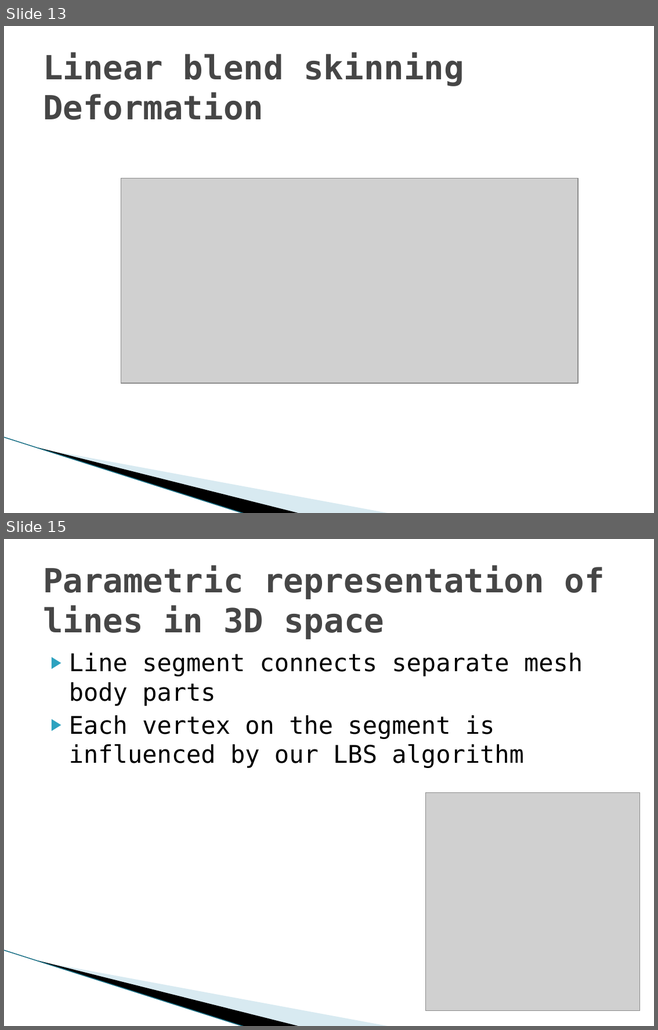
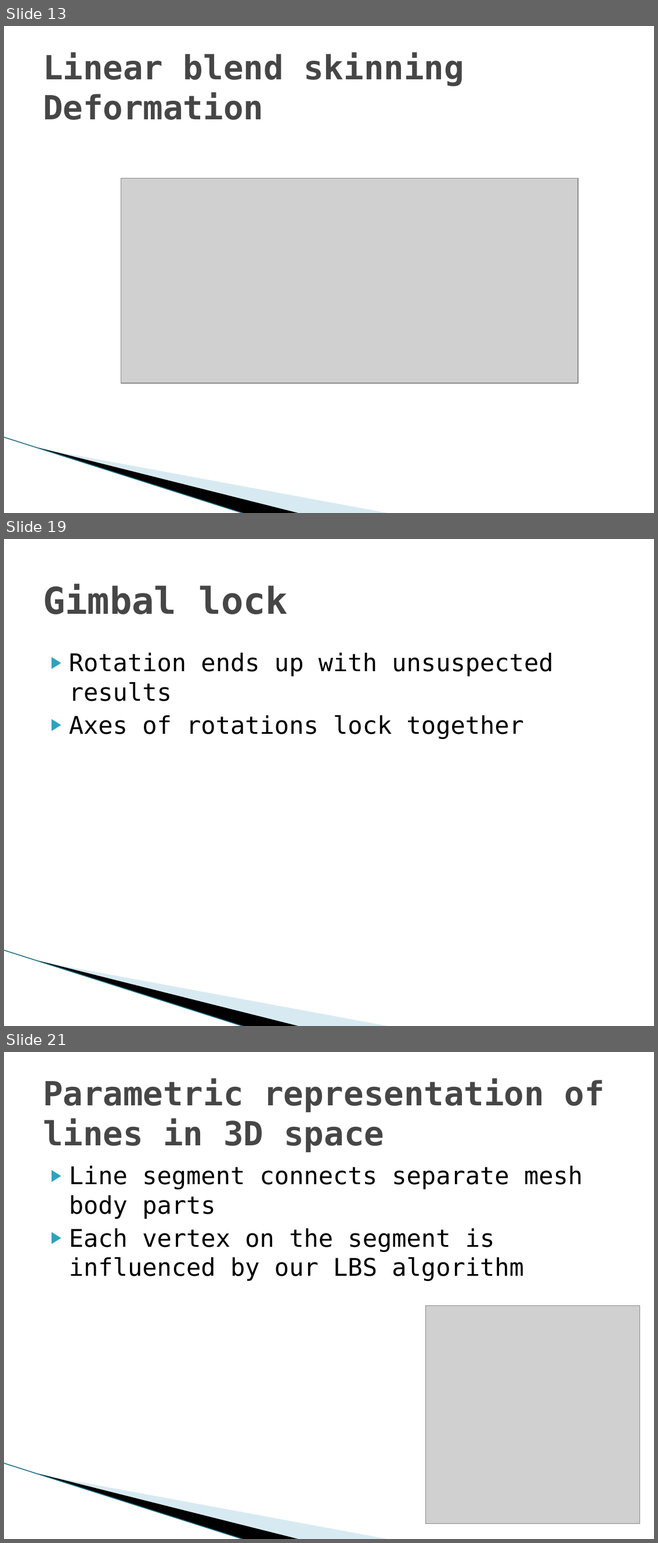
Before and after one commit to hobama/cvg01, a slide deck: docs/Presentation/Presentation.pptx. Shown one above the other, each under a label of ours: slides 13 and 15 before the commit, slides 13, 19 and 21 after it; the slides between them are not shown. The pictures are 658x1030 and 658x1543 pixels, drawn with LibreOffice and Linux fonts; fonts in the diff are those of the drawing; grey boxes stand for pictures; background and template pictures are left out. Boxes give left, top, right and bottom in pixels: in the first picture for what was removed or moved away, otherwise in the second. Text is boxed around its words. In the diff, an @@ line names an element or a change of style, - is before the commit and + after.

Commit message:
prideti quaternionai, gimbal lock ir forward kinematics

```diff
--- a/docs/Presentation/Presentation.pptx
+++ b/docs/Presentation/Presentation.pptx
@@ slide 19 added at (4,539,654,1026), background #FFFFFF; not listed: 3 template elements that a slide beside it also shows @@
@@ title added at (43,584,288,614), 41 pt, text #464646, bold @@
+Gimbal lock
@@ text added at (69,653,553,739), 27 pt, text #000000 @@
+▶ Rotation ends up with unsuspected results
+▶ Axes of rotations lock together
@@ what was slide 15 is now slide 21 @@
```
Also in this commit, not shown: 1 slide changed, 7 other slides added, 1 slide removed.
